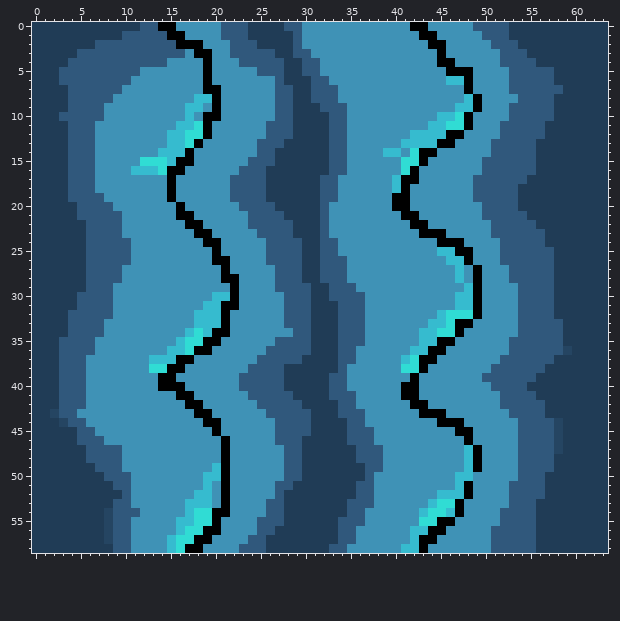
Edited in one commit: pixel-art sprite (wave.png). The first picture shows the starting point.
The file is 64x59 pixels. Colours within 5 levels of each other are drawn and written as one.
Once edited:
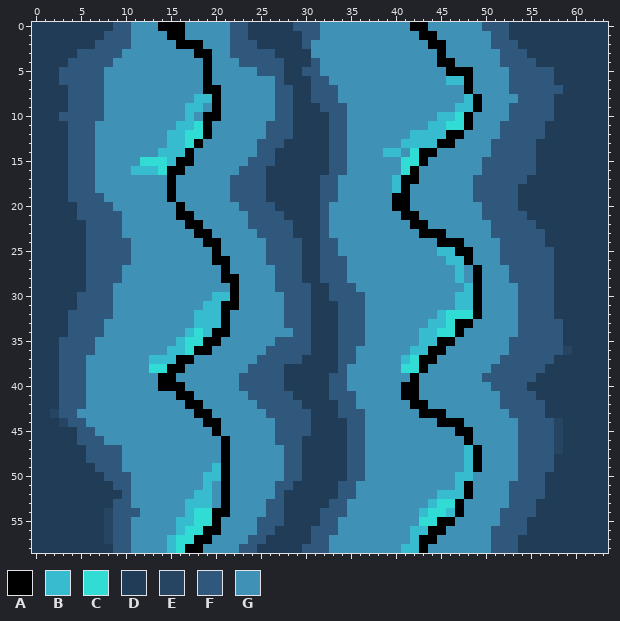
Palette (. is transparent): A #000000  B #36bbcf  C #30dcd4  D #203c56  E #254562  F #30587c  G #3f92b6
The exact change:
@@ x 0..63 @@
- 0 DDDDDDDDDDDDFFAAGGGGGFFFDDDDFFGGGGGGGGGGGGAAGGGGGFFFFDDDDDDDDDDD
- 1 DDDDDDDDDDFFFFFAAGGGGFFFDDDDDFGGGGGGGGGGGGGAAGGGGGFFFDDDDDDDDDDD
- 2 DDDDDDDFFFFFFFFFAAAGGGFFFDDDDFGGGGGGGGGGGGGGAAGGGGGFFFDDDDDDDDDD
- 3 DDDDDFFFFFFFFFFFFGAAGGFFFFFDDFFGGGGGGGGGGGGGGAGGGGGGFFFDDDDDDDDD
- 4 DDDDFFFFFFFFFFFGGGGAGGGFFFFFDDFFGGGGGGGGGGGGGAAGGGGGFFFFDDDDDDDD
- 5 DDDFFFFFFFFFGGGGGGGAGGGGGFFFDDFFGGGGGGGGGGGGGGAAAGGGGFFFFFDDDDDD
- 6 DDDFFFFFFFFGGGGGGGGAGGGGGGGFDDDFFGGGGGGGGGGGGGBBAGGGGFFFFFDDDDDD
- 7 DDDDFFFFFFGGGGGGGGGAAGGGGGGFFDDFFFGGGGGGGGGGGGGGAGGGGFFFFFFDDDDD
- 8 DDDDFFFFFGGGGGGGGGBBAGGGGGGFFDDFFFGGGGGGGGGGGGGGBAGGGGFFFFDDDDDD
+ 0 DDDDDDDDDFFGGGAAAGGGGGFFDDDDDFFFGGGGGGGGGGAAGGGGGGFFFDDDDDDDDDDD
+ 1 DDDDDDDDFFFGGGGAAGGGGGFFDDDDDDFFGGGGGGGGGGGAAGGGGGGFFDDDDDDDDDDD
+ 2 DDDDDDDFFFFGGGGGAAAGGGFFFDDDDDFGGGGGGGGGGGGGAAGGGGGFFFDDDDDDDDDD
+ 3 DDDDDFFFFFGGGGGGGGAAGGFFFFFDDDDGGGGGGGGGGGGGGAGGGGGGFFFDDDDDDDDD
+ 4 DDDDFFFFFGGGGGGGGGGAGGGFFFFFDDDFGGGGGGGGGGGGGAAGGGGGFFFFDDDDDDDD
+ 5 DDDFFFFFGGGGGGGGGGGAGGGGGFFFDDFFGGGGGGGGGGGGGGAAAGGGGFFFFFDDDDDD
+ 6 DDDFFFFFGGGGGGGGGGGAGGGGGGGFDDDFFGGGGGGGGGGGGGBBAGGGGFFFFFDDDDDD
+ 7 DDDDFFFFGGGGGGGGGGGAAGGGGGGFFDDFFFGGGGGGGGGGGGGGAGGGGFFFFFFDDDDD
+ 8 DDDDFFFFGGGGGGGGGGBBAGGGGGGFFDDFFFGGGGGGGGGGGGGGBAGGGGFFFFDDDDDD
  9 DDDDFFFFGGGGGGGGGBBGAGGGGGGFFDDDFFFGGGGGGGGGGGGBBAGGGFFFFFDDDDDD
@@ x 23..57 @@
 44 GGGGFFFFDDDDFFGGGGGGGGAAAGGGGGGFFFF
-45 GGGGFFFFDDDDFFFGGGGGGGGGAAGGGGGFFFF
-46 GGGGFFFDDDDDFFFGGGGGGGGGGAGGGGGFFFF
-47 GGGGGFFDDDDDDFFFGGGGGGGGGBAGGGGFFFF
-48 GGGGGFFDDDDDDFFFGGGGGGGGGBAGGGGFFFF
-49 GGGGGFFDDDDDDDFFGGGGGGGGGBAGGGGFFFF
-50 GGGGGFFDDDDDDDFGGGGGGGGGBBGGGGGFFFD
-51 GGGGFFDDDDDDDFFGGGGGGGGGBAGGGGFFFFD
-52 GGGGFDDDDDDDDFFGGGGGGGBBBAGGGGFFFFD
-53 GGGFFDDDDDDDFFFGGGGGGBCCAGGGGGFFFDD
-54 GGGFFDDDDDDDFFGGGGGGBCCBAGGGGFFFFDD
-55 GGFFFDDDDDDFFFGGGGGGCCAAGGGGGFFFFDD
-56 GGFFDDDDDDDFFGGGGGGBBAAGGGGGFFFFFDD
-57 GFFDDDDDDDDFFGGGGGGBAAGGGGGGFFFFFDD
-58 FFFDDDDDDDFFGGGGGGBBAGGGGGGGFFFFFDD
+45 GGGGFFFFDDDDFFGGGGGGGGGGAAGGGGGFFFF
+46 GGGGFFFDDDDDFFGGGGGGGGGGGAGGGGGFFFF
+47 GGGGGFFDDDDDFFGGGGGGGGGGGBAGGGGFFFF
+48 GGGGGFFDDDDDFFGGGGGGGGGGGBAGGGGFFFF
+49 GGGGGFFDDDDDFFGGGGGGGGGGGBAGGGGFFFF
+50 GGGGGFFDDDDDFFGGGGGGGGGGBBGGGGGFFFD
+51 GGGGFFDDDDDFFGGGGGGGGGGGBAGGGGFFFFD
+52 GGGGFDDDDDDFFGGGGGGGGGBBBAGGGGFFFFD
+53 GGGFFDDDDDFFGGGGGGGGGBCCAGGGGGFFFDD
+54 GGGFFDDDDFFFGGGGGGGGBCCBAGGGGFFFFDD
+55 GGFFFDDDDFFGGGGGGGGGCCAAGGGGGFFFDDD
+56 GGFFDDDDFFFGGGGGGGGBBAAGGGGGFFFFDDD
+57 GFFDDDDDFFGGGGGGGGGBAAGGGGGGFFFDDDD
+58 FFDDDDDFFFGGGGGGGGBBAGGGGGGGFFFDDDD
Changed places in both pictures, as pixel boxes (x1, y1, x2, y2):
changed: (104, 22, 185, 103)
changed: (221, 22, 230, 40)
changed: (284, 22, 320, 67)
changed: (473, 22, 491, 40)
changed: (302, 427, 383, 553)
changed: (518, 517, 536, 553)
changed: (257, 544, 266, 553)
